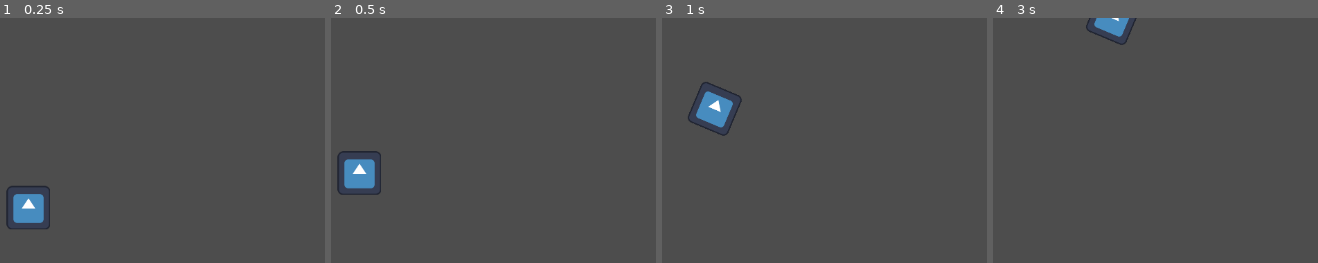
Above: before the commit, frames 1-4 (left to right).
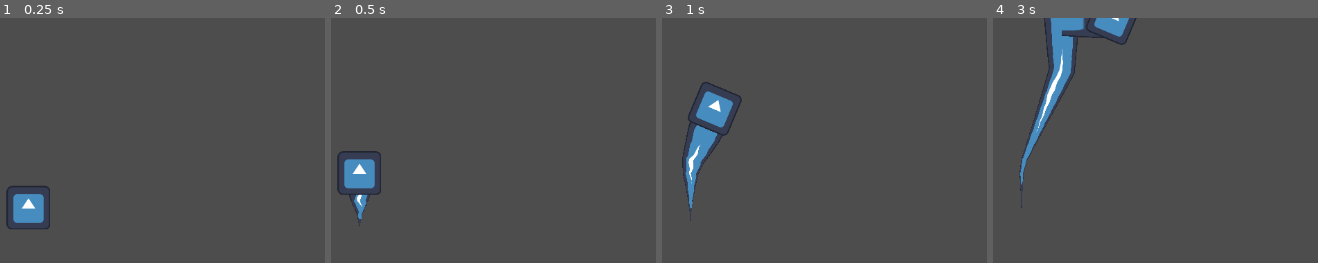
Above: after the commit, the same moments.

Repository: tylercchase/gmtk-2025
Game: Godot game, scene res://src/main.tscn
The game is run twice, just before and just after one commit, with the same random seed, the same clock (stepped at 60 frames per second) and the same inputs. The engine's default icon, where the game draws it, is replaced by a stand-in: a white triangle on a blue panel in a dark square.
Inputs:
- Up to frame 1 (0.25 s): no input
- Up to frame 2 (0.5 s): no input
- Up to frame 3 (1 s): hold D (move_right) from 0.53 s (still down)
- Up to frame 4 (3 s): release D (move_right) at 1.28 s; hold A (move_left) 1.28-2.03 s; tap Enter at 2 s; hold D (move_right) from 2.03 s (still down)

Frame 1 is identical in both runs. In frame 2, 0.3% of the frame differs, in the area x 5-12%, y 71-85%; in frame 3, 1.5%; in frame 4, 3.3%, in the area x 8-34%, y 0-78%.

Commit message:
style: adjust width curve of worm

Diff:
--- a/src/segments/segment_manager.tscn
+++ b/src/segments/segment_manager.tscn
@@ -1,8 +1,12 @@
-[gd_scene load_steps=4 format=3 uid="uid://6ppqphm8w01t"]
+[gd_scene load_steps=5 format=3 uid="uid://6ppqphm8w01t"]
 
 [ext_resource type="Script" uid="uid://bk1uk53qxpegm" path="res://src/segments/segment_manager.gd" id="1_f8jwr"]
 [ext_resource type="PackedScene" uid="uid://p8n7ha1b8gv7" path="res://src/segments/player_segment.tscn" id="2_i10sa"]
 [ext_resource type="Texture2D" uid="uid://ofhq8wn1748o" path="res://icon.svg" id="3_i10sa"]
+
+[sub_resource type="Curve" id="Curve_i10sa"]
+_data = [Vector2(0, 0), 0.0, 0.0, 0, 0, Vector2(1, 1), 0.0, 0.0, 0, 0]
+point_count = 2
 
 [node name="SegmentManager" type="Node2D" node_paths=PackedStringArray("trail_line")]
 script = ExtResource("1_f8jwr")
@@ -10,4 +14,8 @@
 trail_line = NodePath("Line2D")
 
 [node name="Line2D" type="Line2D" parent="."]
+width = 59.7
+width_curve = SubResource("Curve_i10sa")
 texture = ExtResource("3_i10sa")
+texture_mode = 2
+end_cap_mode = 1
